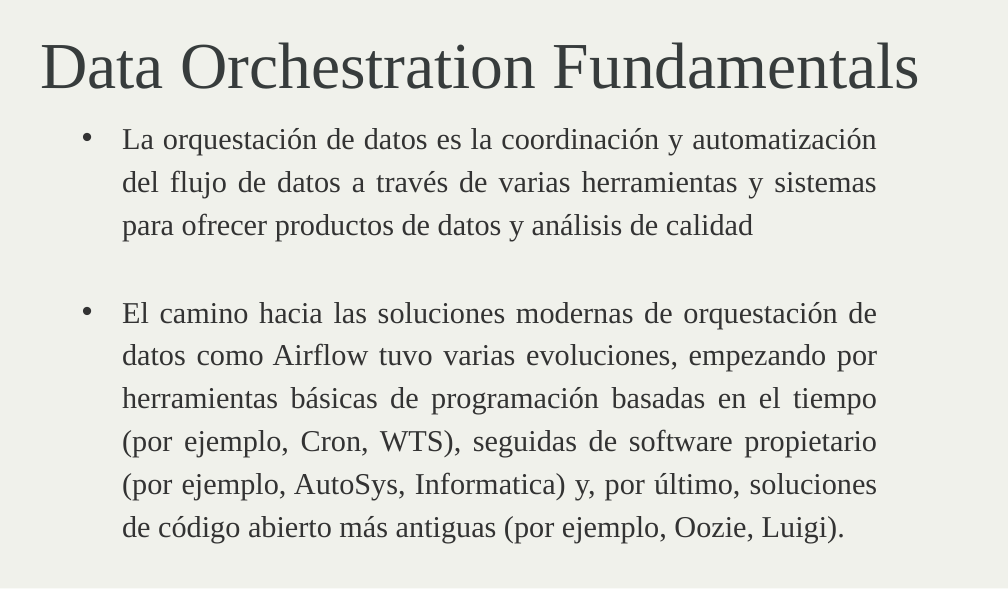
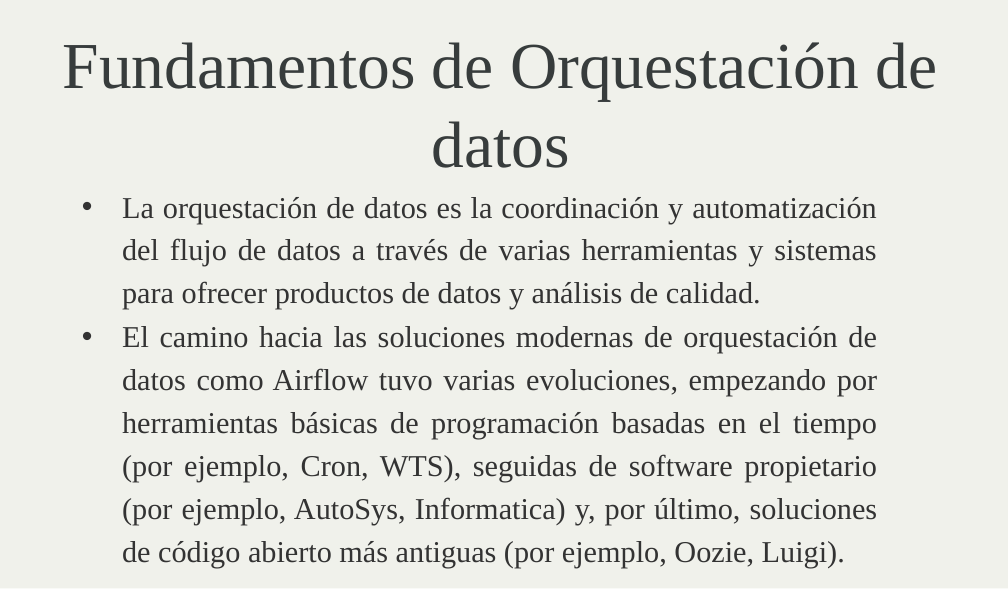
Before and after one commit to ronaldespinozaa/clase_airflow_etl, a slide deck: slide 2 of Apache_Airflow_para_ETL.pptx. Drawn at 1008x589 pixels with LibreOffice and Linux fonts; fonts in the diff are those of the drawing. Boxes give left, top, right and bottom in pixels: in the first picture for what was removed or moved away, otherwise in the second. Text is boxed around its words. In the diff, an @@ line names an element or a change of style, - is before the commit and + after.

Commit message:
update pdf

```diff
--- a/Apache_Airflow_para_ETL.pptx
+++ b/Apache_Airflow_para_ETL.pptx
@@ title at [63, 42, 938, 168]: text changed @@
-Data Orchestration Fundamentals
+Fundamentos de Orquestación de datos
@@ text "La orquestación de datos es ...": place and size @@
-text "La orquestación de datos es ..." at [122, 128, 878, 543]
+text "La orquestación de datos es ..." at [122, 197, 878, 568]
@@ text at [122, 197, 877, 310]: text changed @@
-• La orquestación de datos es la coordinación y automatización del flujo de datos a través de varias herramientas y sistemas para ofrecer productos de datos y análisis de calidad
+• La orquestación de datos es la coordinación y automatización del flujo de datos a través de varias herramientas y sistemas para ofrecer productos de datos y análisis de calidad.
```
Also in this commit, not shown: 2 other slides changed.
